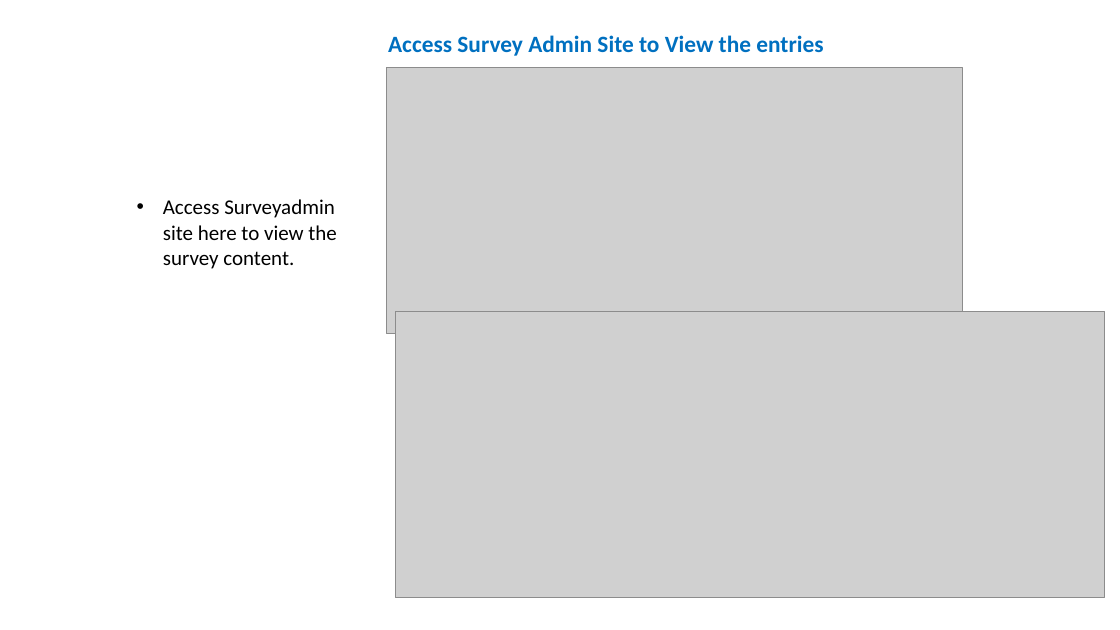
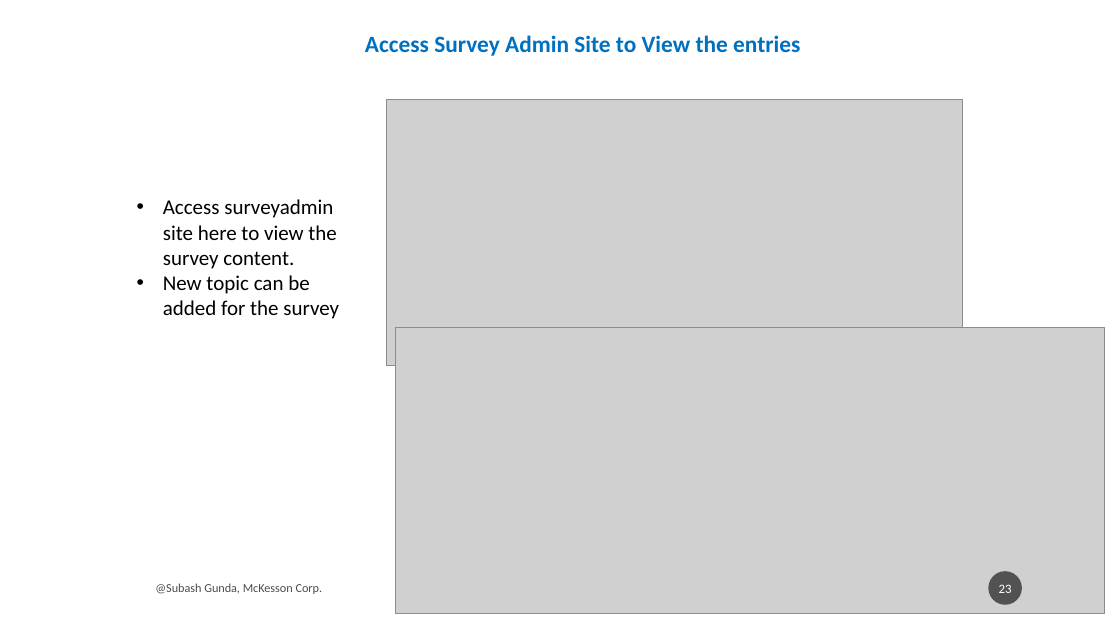
Before and after one commit to subhashgunda/deepazuremck, a slide deck: slide 23 of AzureTrafficManager_SubhashGunda.pptx. Drawn at 1120x630 pixels with LibreOffice and Linux fonts; fonts in the diff are those of the drawing; grey boxes stand for pictures. Boxes give left, top, right and bottom in pixels: in the first picture for what was removed or moved away, otherwise in the second. Text is boxed around its words. In the diff, an @@ line names an element or a change of style, - is before the commit and + after.

```diff
--- a/AzureTrafficManager_SubhashGunda.pptx
+++ b/AzureTrafficManager_SubhashGunda.pptx
@@ text "Access Survey Admin Site to ...": place and size @@
-text "Access Survey Admin Site to ..." at bbox=[388, 35, 823, 56]
+text "Access Survey Admin Site to ..." at bbox=[365, 35, 800, 56]
@@ picture: place and size @@
-picture at bbox=[386, 68, 962, 334]
+picture at bbox=[386, 99, 962, 365]
@@ text at bbox=[163, 199, 339, 319]: text changed @@
-• Access Surveyadmin site here to view the survey content.
+• Access surveyadmin site here to view the survey content.
+• New topic can be added for the survey
@@ picture: place and size @@
-picture at bbox=[395, 312, 1105, 598]
+picture at bbox=[395, 328, 1105, 614]
@@ text added at bbox=[155, 583, 323, 594], 10.5 pt, text #000000 at 70% opacity @@
+@Subash Gunda, McKesson Corp.
@@ page number added at bbox=[989, 571, 1023, 605], fill #1D1D1D at 70% opacity, 11 pt, text #FFFFFF @@
+23
```
Also in this commit, not shown: 22 other slides changed, 6 slides added, 2 slides removed, 1 other file.
